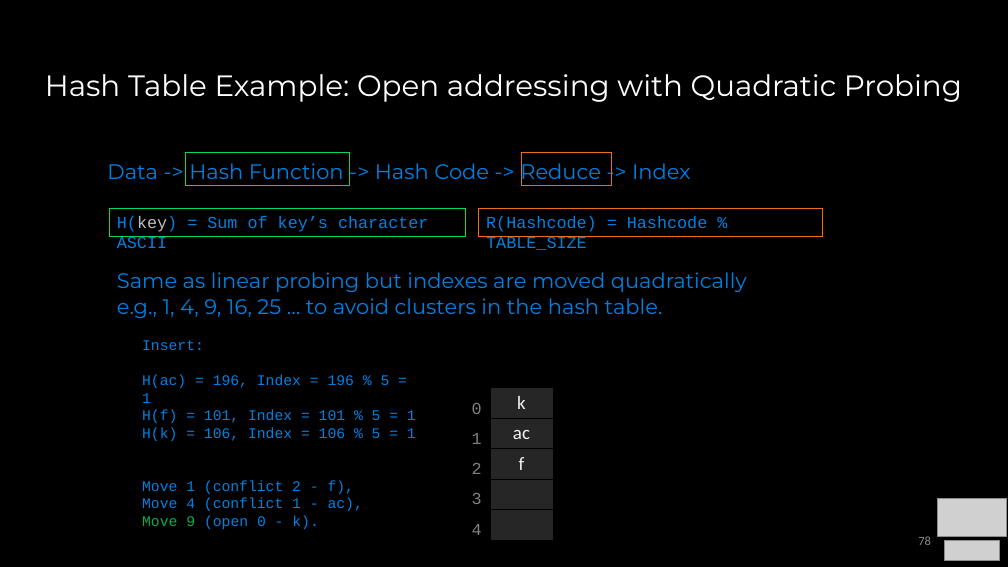
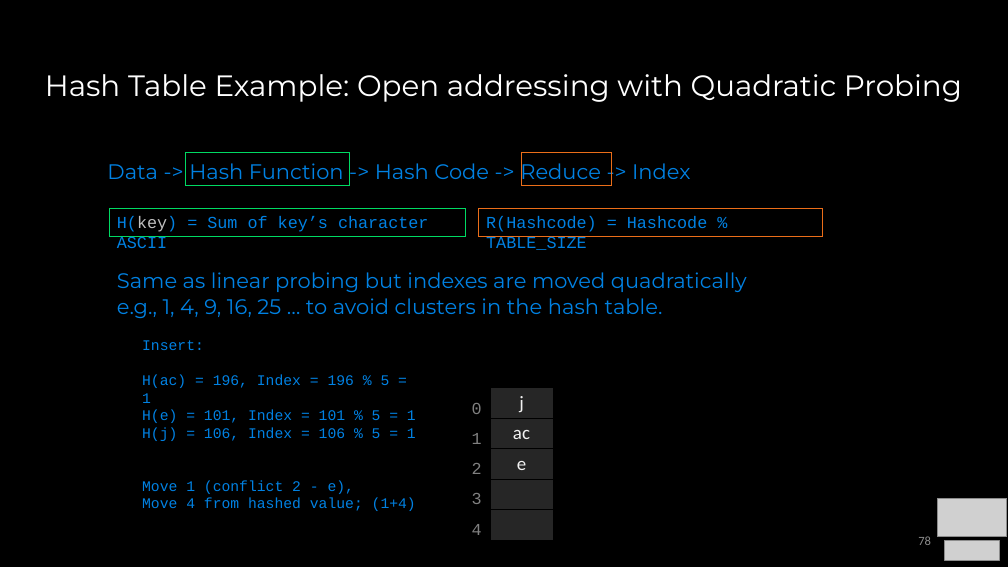
Before and after one commit to COP3530/Instructional-Content, a slide deck: slide 78 of Slides/Slides-PPT/7 - Sets, Maps, HashTables.pptx. Drawn at 1008x567 pixels with LibreOffice and Linux fonts; fonts in the diff are those of the drawing; grey boxes stand for pictures. Boxes give left, top, right and bottom in pixels: in the first picture for what was removed or moved away, otherwise in the second. Text is boxed around its words. In the diff, an @@ line names an element or a change of style, - is before the commit and + after.

```diff
--- a/Slides/Slides-PPT/7 - Sets, Maps, HashTables.pptx
+++ b/Slides/Slides-PPT/7 - Sets, Maps, HashTables.pptx
@@ table at [490, 387, 553, 541] @@
-row 1, column 1: k
+row 1, column 1: j
-row 3, column 1: f
+row 3, column 1: e
@@ text at [142, 409, 416, 511]: text changed @@
-H(f) = 101, Index = 101 % 5 = 1
-H(k) = 106, Index = 106 % 5 = 1
-Move 1 (conflict 2 - f),
-Move 4 (conflict 1 - ac),
-Move 9 (open 0 - k).
+H(e) = 101, Index = 101 % 5 = 1
+H(j) = 106, Index = 106 % 5 = 1
+Move 1 (conflict 2 - e),
+Move 4 from hashed value; (1+4)
```
Also in this commit, not shown: 20 other slides changed, 1 other file.
